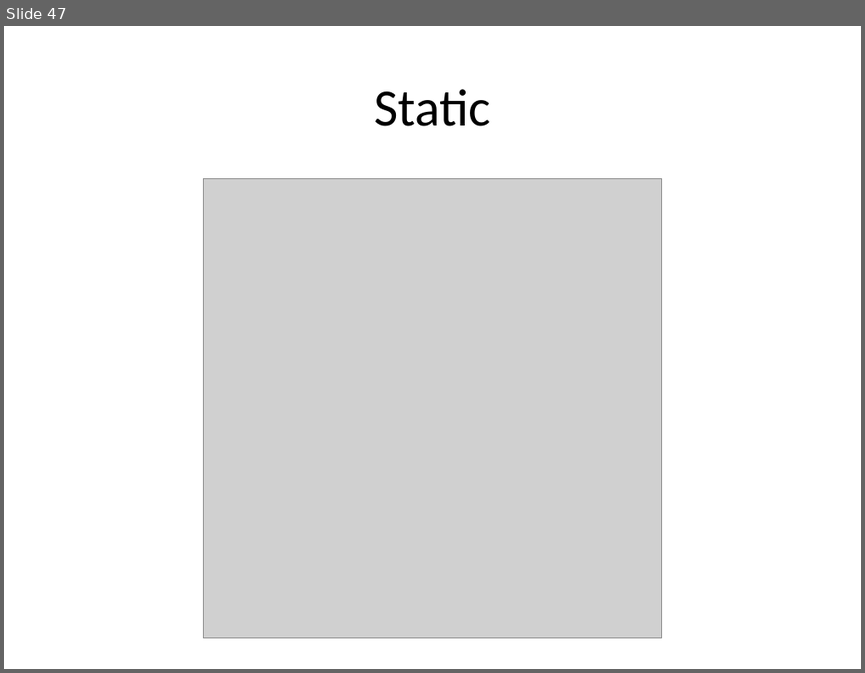
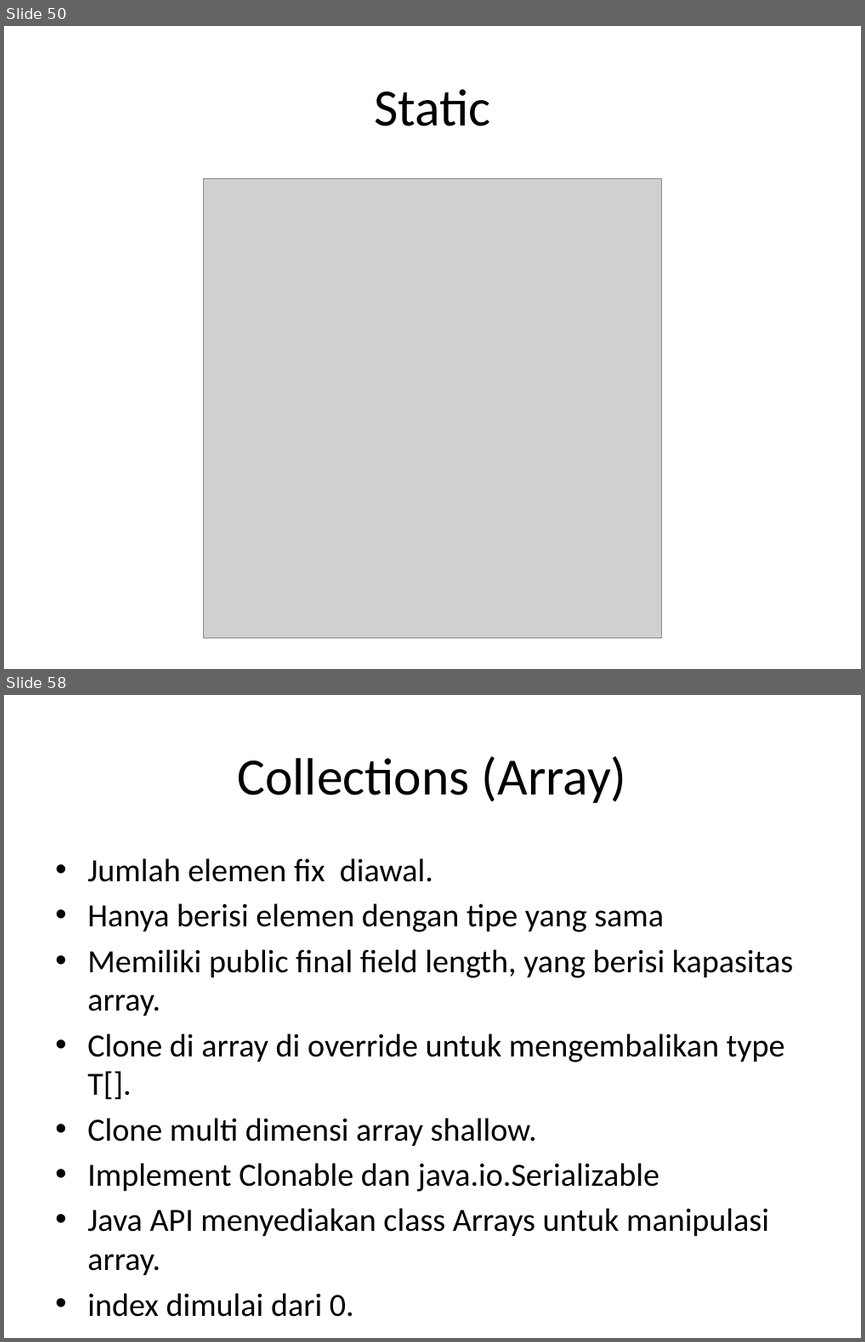
Before and after one commit to milhcbt/oot-aide, a slide deck: src/main/resources/Dasar-Dasar Pemograman Java.pptx. Shown one above the other, each under a label of ours: slide 47 before the commit, slides 50 and 58 after it; the slides between them are not shown. The pictures are 865x673 and 865x1342 pixels, drawn with LibreOffice and Linux fonts; fonts in the diff are those of the drawing; grey boxes stand for pictures. Boxes give left, top, right and bottom in pixels: in the first picture for what was removed or moved away, otherwise in the second. Text is boxed around its words. In the diff, an @@ line names an element or a change of style, - is before the commit and + after.

```diff
--- a/src/main/resources/Dasar-Dasar Pemograman Java.pptx
+++ b/src/main/resources/Dasar-Dasar Pemograman Java.pptx
@@ slide 58 added at (4,695,861,1338), background #FFFFFF @@
@@ title added at (238,756,627,803), 44 pt, text #000000 @@
+Collections (Array)
@@ text added at (87,858,793,1275), 27.2 pt, text #000000 @@
+• Jumlah elemen fix diawal.
+• Hanya berisi elemen dengan tipe yang sama
+• Memiliki public final field length, yang berisi kapasitas array.
+• Clone di array di override untuk mengembalikan type T[].
+• Clone multi dimensi array shallow.
+• Implement Clonable dan java.io.Serializable
+• Java API menyediakan class Arrays untuk manipulasi array.
+• index dimulai dari 0.
@@ what was slide 47 is now slide 50 @@
```
Also in this commit, not shown: 32 other slides added, 1 slide removed, 29 other files.
